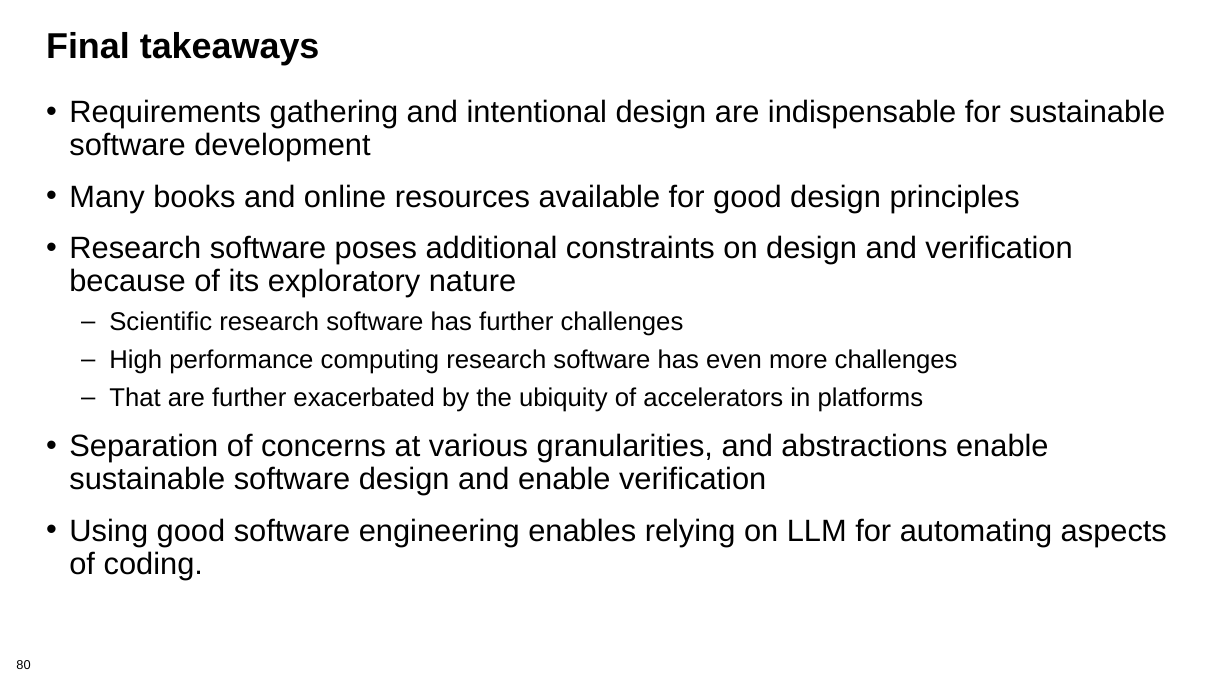
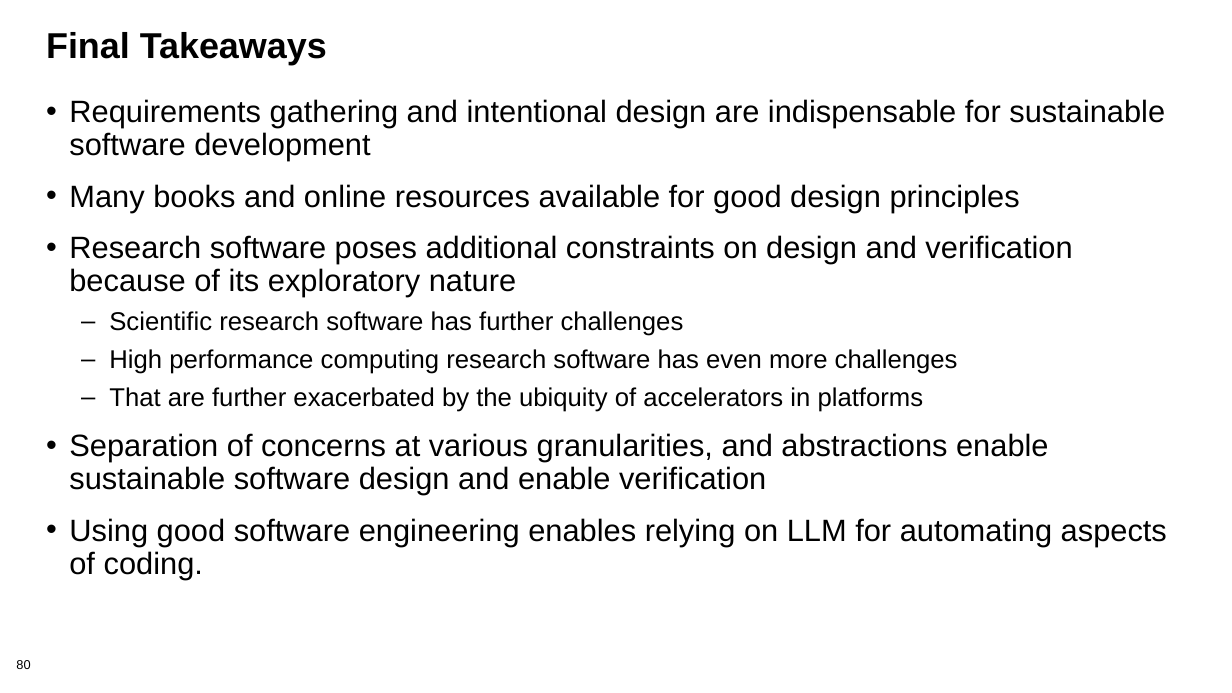
Before and after one commit to bssw-tutorial/presentations, a slide deck: slide 80 of dev-test-llm.pptx. Drawn at 1232x693 pixels with LibreOffice and Linux fonts; fonts in the diff are those of the drawing. Boxes give left, top, right and bottom in pixels: in the first picture for what was removed or moved away, otherwise in the second. Text is boxed around its words. In the diff, an @@ line names an element or a change of style, - is before the commit and + after.

```diff
--- a/dev-test-llm.pptx
+++ b/dev-test-llm.pptx
@@ title at <box>46,32,327,65</box>: text changed @@
-Final takeaways
+Final Takeaways
```
Also in this commit, not shown: 15 other slides changed.
